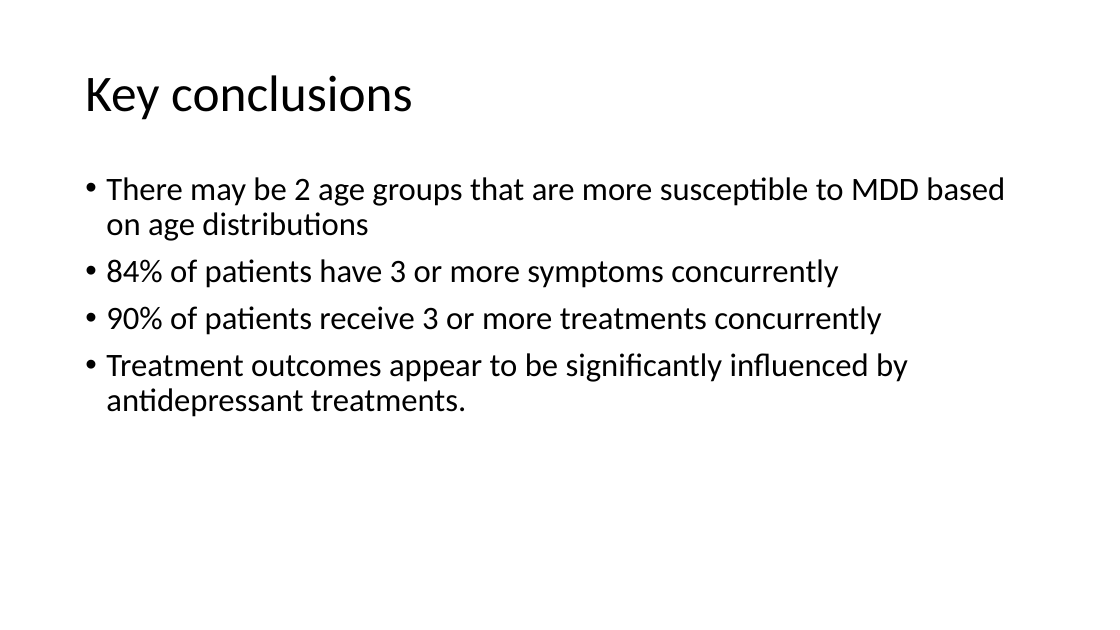
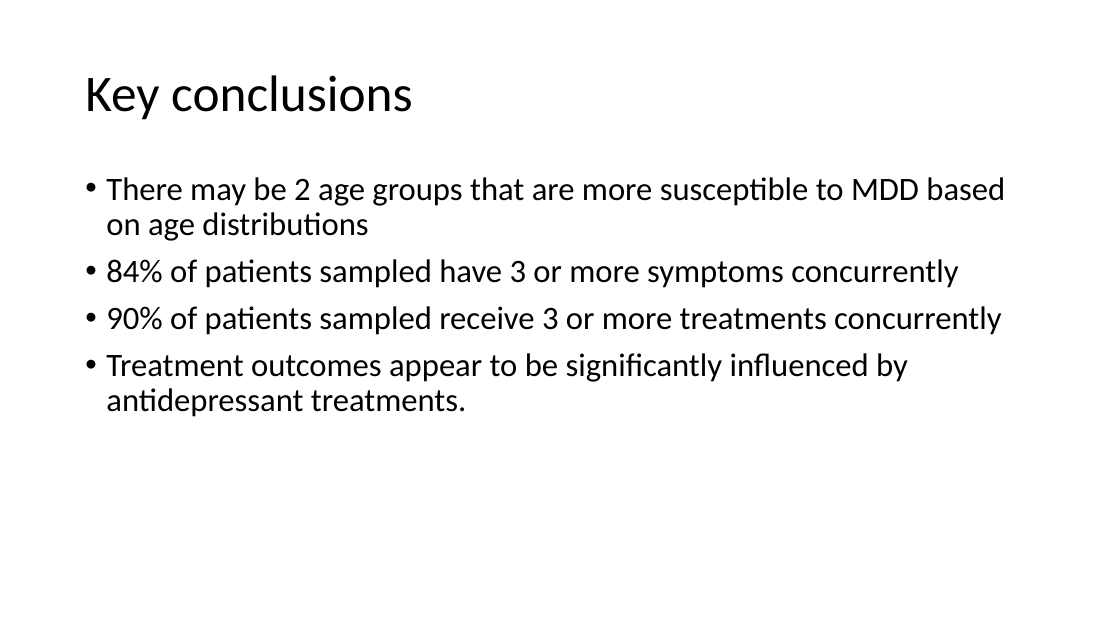
Before and after one commit to Seantok1990/rwe_tech_assignment, a slide deck: slide 11 of Presentation for Holmusk.pptx. Drawn at 1120x630 pixels with LibreOffice and Linux fonts; fonts in the diff are those of the drawing. Boxes give left, top, right and bottom in pixels: in the first picture for what was removed or moved away, otherwise in the second. Text is boxed around its words. In the diff, an @@ line names an element or a change of style, - is before the commit and + after.

Commit message:
Final update

```diff
--- a/Presentation for Holmusk.pptx
+++ b/Presentation for Holmusk.pptx
@@ text at (106, 259, 1001, 335): text changed @@
-• 84% of patients have 3 or more symptoms concurrently
-• 90% of patients receive 3 or more treatments concurrently
+• 84% of patients sampled have 3 or more symptoms concurrently
+• 90% of patients sampled receive 3 or more treatments concurrently
```
Also in this commit, not shown: 4 other slides changed.
